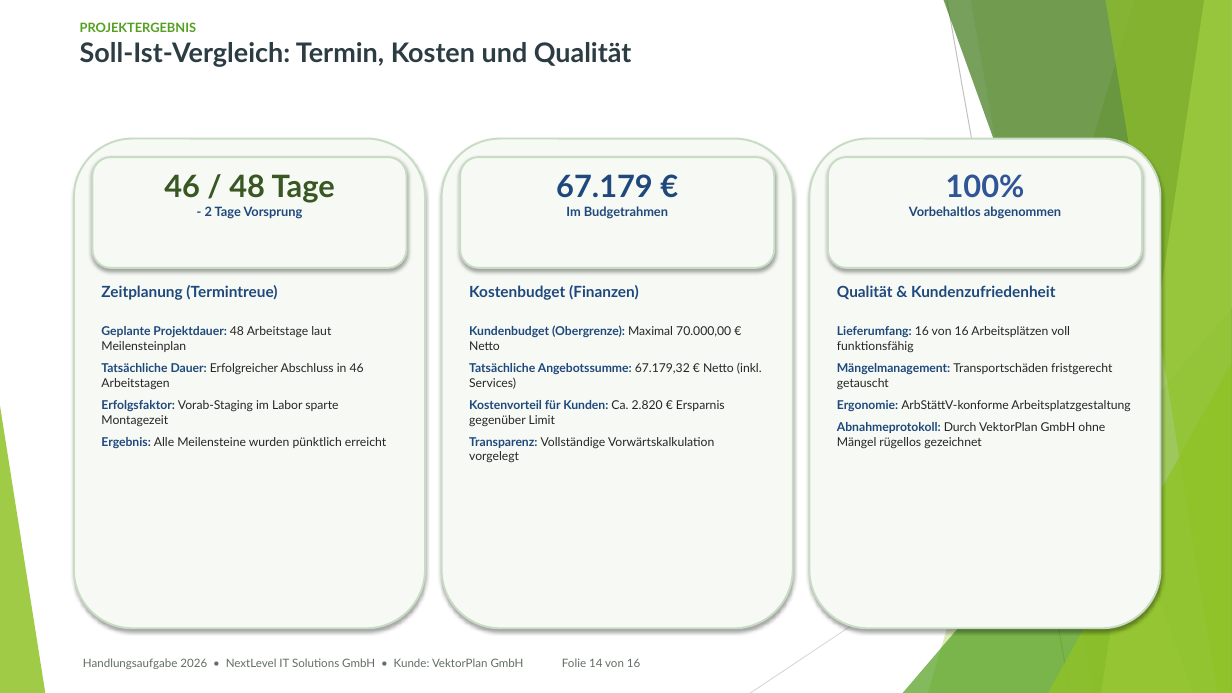
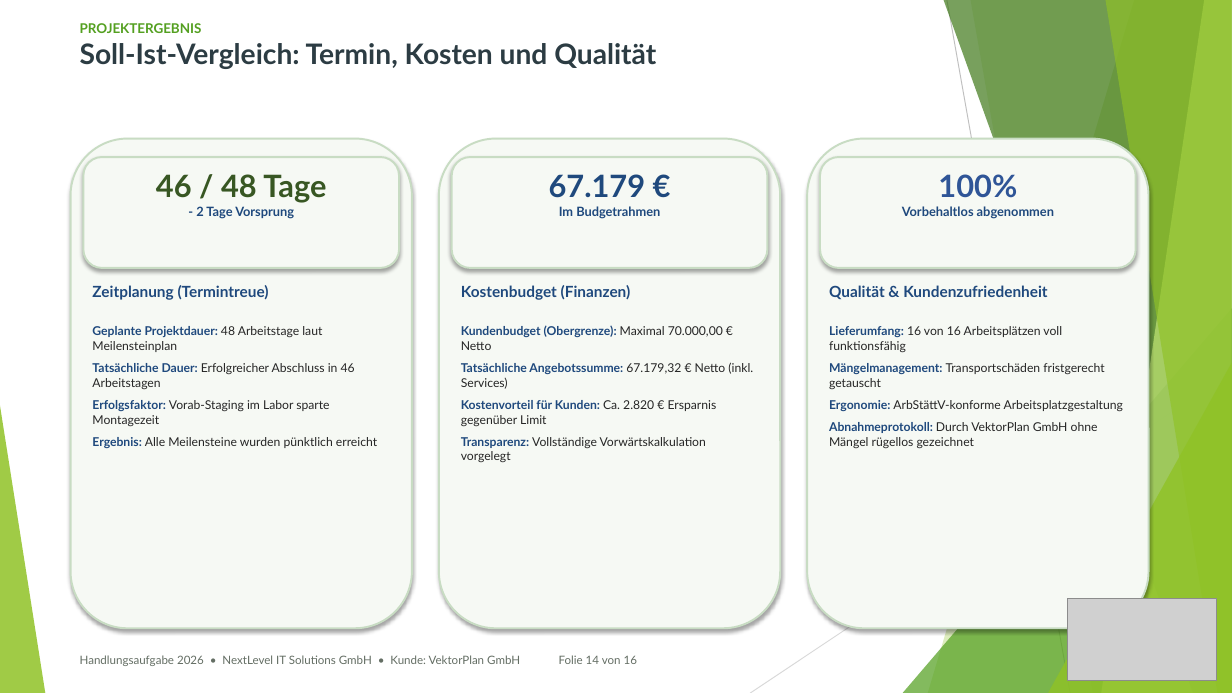
Before and after one commit to kluthjan/projekt_handlungsaufgabe, a slide deck: slide 14 of docs/08_Projektabschluss/Abschlusspraesentation.pptx. Drawn at 1232x693 pixels with LibreOffice and Linux fonts; fonts in the diff are those of the drawing; grey boxes stand for pictures. Boxes give left, top, right and bottom in pixels: in the first picture for what was removed or moved away, otherwise in the second. Text is boxed around its words. In the diff, an @@ line names an element or a change of style, - is before the commit and + after.

Commit message:
Praesentation optimiert: Widescreen-Layout vollstndig ausgenutzt, NextLevel-Logo mit transparentem Hintergrund vergroessert auf allen 16 Folien platziert, Hardware-Badges und PSP korrigiert

```diff
--- a/docs/08_Projektabschluss/Abschlusspraesentation.pptx
+++ b/docs/08_Projektabschluss/Abschlusspraesentation.pptx
@@ text "PROJEKTERGEBNIS" at [80, 23, 656, 69]: size 10 to 10.5 pt in "PROJEKTERGEBNIS"; size 21 to 22 pt in "Soll-Ist-Vergleich: Termin, Kosten und Qualität" @@
@@ rounded rectangle: place and size @@
-rounded rectangle at [74, 139, 425, 628]
+rounded rectangle at [70, 139, 411, 628]
@@ rounded rectangle: place and size @@
-rounded rectangle at [442, 139, 793, 628]
+rounded rectangle at [439, 139, 780, 628]
@@ rounded rectangle: place and size @@
-rounded rectangle at [810, 139, 1161, 628]
+rounded rectangle at [808, 139, 1149, 628]
@@ 2 rounded rectangles, 1 text: place and size @@
-2 rounded rectangles, 1 text at [92, 157, 775, 462]
+2 rounded rectangles, 1 text at [83, 157, 768, 462]
@@ text "46 / 48 Tage": place and size @@
-text "46 / 48 Tage" at [164, 174, 335, 218]
+text "46 / 48 Tage" at [156, 174, 326, 218]
@@ text "67.179 €": place and size @@
-text "67.179 €" at [556, 174, 668, 218]
+text "67.179 €" at [549, 174, 660, 218]
@@ rounded rectangle: place and size @@
-rounded rectangle at [828, 157, 1142, 268]
+rounded rectangle at [821, 157, 1137, 268]
@@ text "100%": place and size @@
-text "100%" at [909, 174, 1061, 218]
+text "100%" at [902, 174, 1054, 218]
@@ text "Zeitplanung (Termintreue)": place and size @@
-text "Zeitplanung (Termintreue)" at [101, 285, 277, 300]
+text "Zeitplanung (Termintreue)" at [92, 285, 269, 300]
@@ text "Kostenbudget (Finanzen)": place and size @@
-text "Kostenbudget (Finanzen)" at [469, 285, 639, 300]
+text "Kostenbudget (Finanzen)" at [461, 285, 631, 300]
@@ text "Qualität & Kundenzufriedenheit": place and size @@
-text "Qualität & Kundenzufriedenheit" at [837, 285, 1055, 300]
+text "Qualität & Kundenzufriedenheit" at [829, 285, 1047, 300]
@@ text "Geplante Projektdauer: 48 Arbeitstage laut ...": place and size @@
-text "Geplante Projektdauer: 48 Arbeitstage laut ..." at [101, 326, 386, 448]
+text "Geplante Projektdauer: 48 Arbeitstage laut ..." at [92, 326, 377, 448]
@@ text "Lieferumfang: 16 von 16 Arbeitsplätzen ...": place and size @@
-text "Lieferumfang: 16 von 16 Arbeitsplätzen ..." at [837, 326, 1130, 448]
+text "Lieferumfang: 16 von 16 Arbeitsplätzen ..." at [829, 326, 1123, 448]
@@ picture added at [1068, 598, 1217, 680] @@
```
Also in this commit, not shown: 15 other slides changed, 1 other file.
